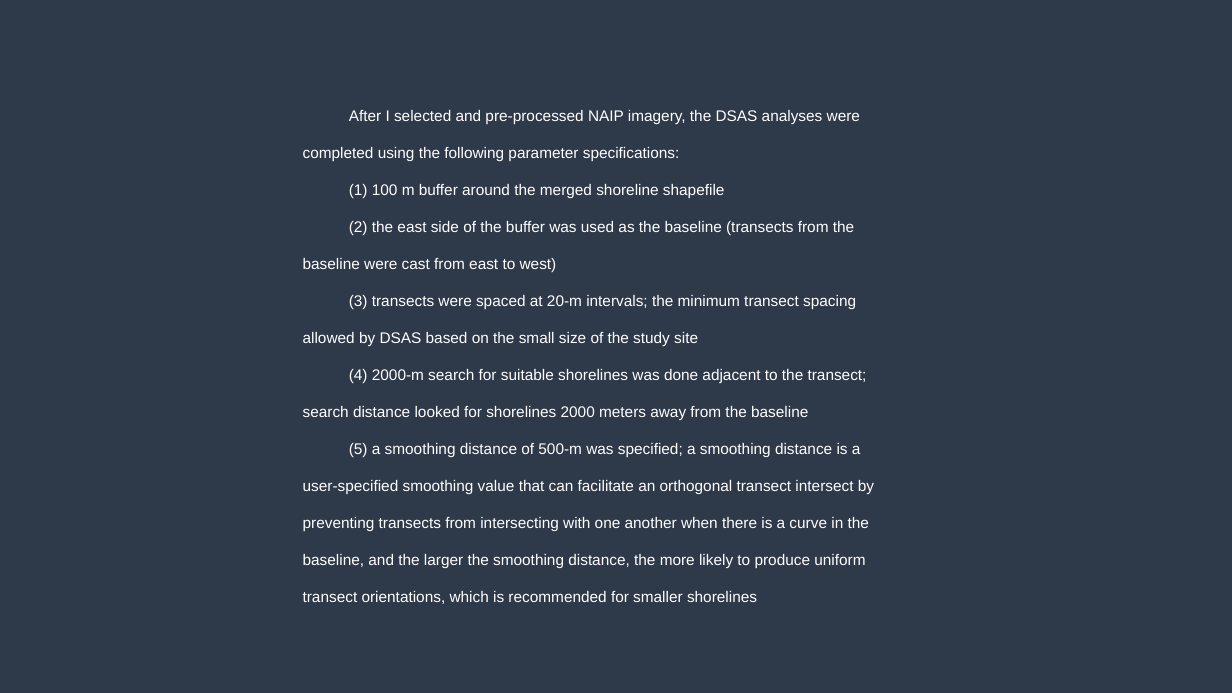
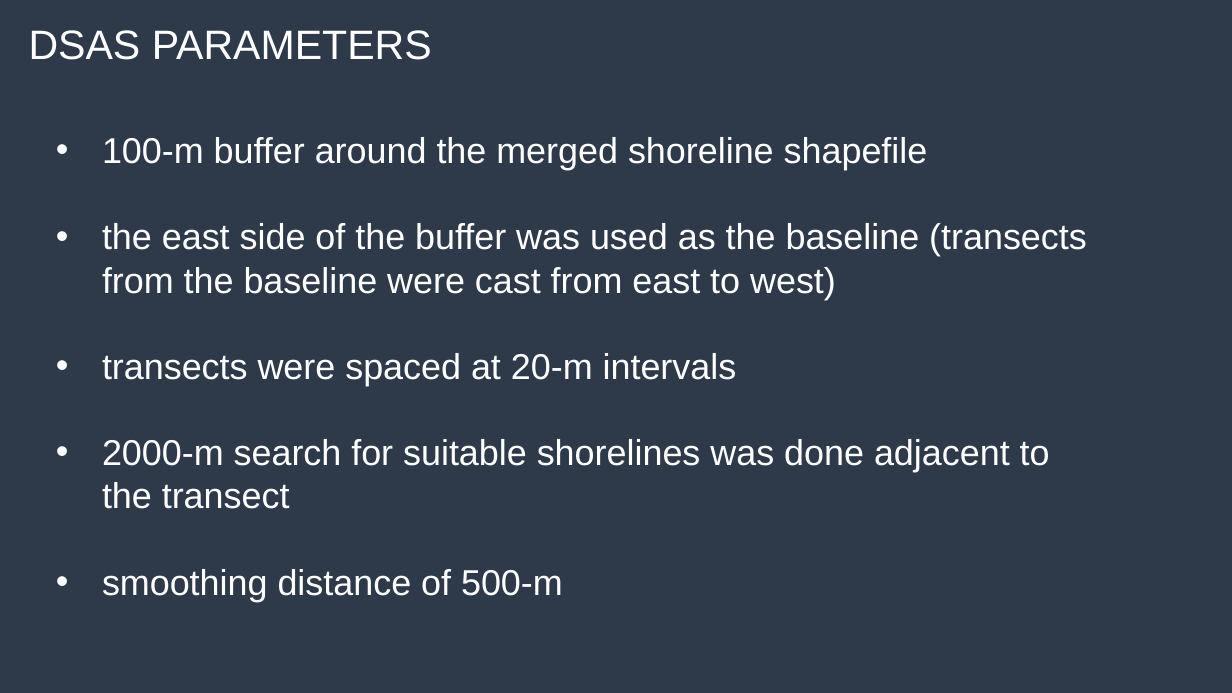
Before and after one commit to melimore86/graduate_courses, a slide deck: slide 16 of graduate_research/defense_moreno.pptx (slide 14 before the commit). Drawn at 1232x693 pixels with LibreOffice and Linux fonts; fonts in the diff are those of the drawing. Boxes give left, top, right and bottom in pixels: in the first picture for what was removed or moved away, otherwise in the second. Text is boxed around its words. In the diff, an @@ line names an element or a change of style, - is before the commit and + after.

```diff
--- a/graduate_research/defense_moreno.pptx
+++ b/graduate_research/defense_moreno.pptx
@@ text added at [29,30,432,60], 32 pt, text #FFFFFF @@
+DSAS PARAMETERS
@@ text at [102,137,1087,602]: text changed; size 12 to 28 pt @@
-After I selected and pre-processed NAIP imagery, the DSAS analyses were completed using the following parameter specifications:
-(1) 100 m buffer around the merged shoreline shapefile
-(2) the east side of the buffer was used as the baseline (transects from the baseline were cast from east to west)
-(3) transects were spaced at 20-m intervals; the minimum transect spacing allowed by DSAS based on the small size of the study site
-(4) 2000-m search for suitable shorelines was done adjacent to the transect; search distance looked for shorelines 2000 meters away from the baseline
-(5) a smoothing distance of 500-m was specified; a smoothing distance is a user-specified smoothing value that can facilitate an orthogonal transect intersect by preventing transects from intersecting with one another when there is a curve in the baseline, and the larger the smoothing distance, the more likely to produce uniform transect orientations, which is recommended for smaller shorelines
+• 100-m buffer around the merged shoreline shapefile
+• the east side of the buffer was used as the baseline (transects from the baseline were cast from east to west)
+• transects were spaced at 20-m intervals
+• 2000-m search for suitable shorelines was done adjacent to the transect
+• smoothing distance of 500-m
```
Also in this commit, not shown: 5 other slides changed, 17 slides added, 14 slides removed, 2 other files.
